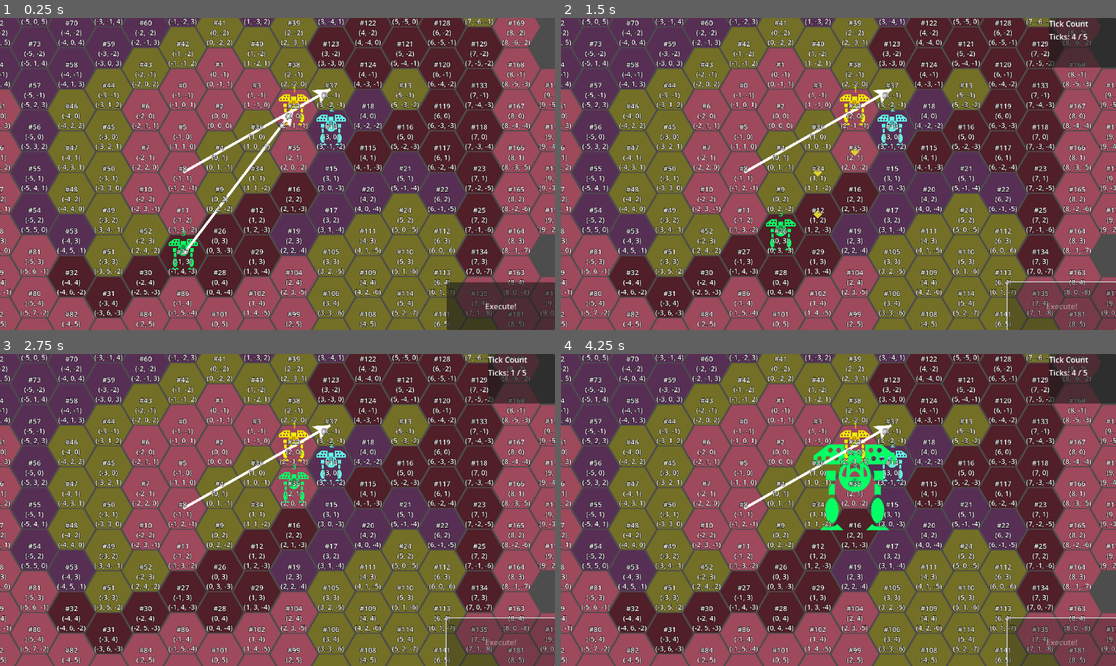
Above: before the commit, frames 1-4 (two rows, left to right).
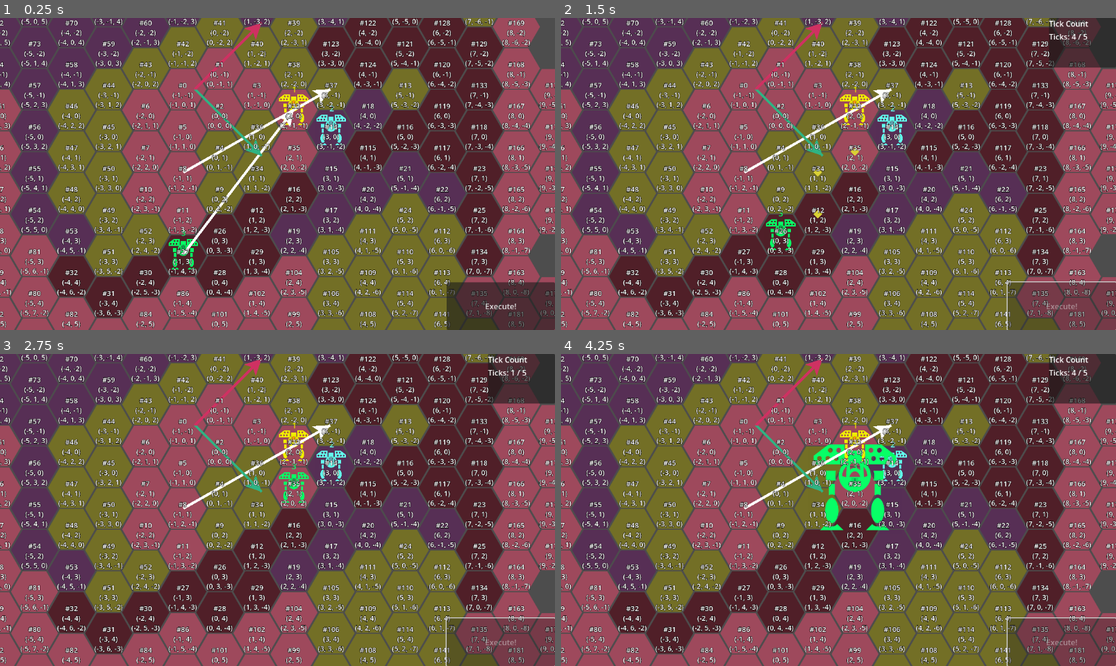
Above: after the commit, the same moments.

Repository: ArokhSlade/confetticore
Game: Godot game, scene res://experimental/gerald/arrow_demo/arrow_demo.tscn
The game is run twice, just before and just after one commit, with the same random seed, the same clock (stepped at 60 frames per second) and the same inputs. This scene is started directly instead of the project's main scene.
Inputs (mouse positions are in pixels of both pictures, inside the frame that each line leads up to):
- Up to frame 1 (0.25 s): no input
- Up to frame 2 (1.5 s): click "Execute!" at 0.5 s; move the mouse to (960, 158) at 1.27 s; press the mouse at (960, 158) at 1.28 s
- Up to frame 3 (2.75 s): tap Enter at 2 s; move the mouse to (166, 525) at 2.02 s; release the mouse at (166, 525) at 2.03 s; right-click (166, 525) at 2.1 s; click (166, 525) at 2.17 s
- Up to frame 4 (4.25 s): move the mouse to (894, 441) at 2.77 s; press the mouse at (894, 441) at 2.78 s; release the mouse at (894, 441) at 3.5 s; click "Execute!" at 3.5 s

The runs differ from the first frame. In frame 1, 0.4% of the frame differs, in the area x 34-48%, y 1-45%; in frame 2, 0.4%; in frame 3, 0.4%; in frame 4, 0.4%.
Error after the commit: Invalid assignment of property or key 'to' with value of type 'Vector2i' on a base object of type 'Nil'. (res://ui/hud/order_visualizer/arrow_order_visualizer.…

Commit message:
201 - wip added proper order visualizer classes and factory.

Diff:
--- a/experimental/gerald/arrow_demo/arrow_demo.tscn
+++ b/experimental/gerald/arrow_demo/arrow_demo.tscn
@@ -1,10 +1,16 @@
-[gd_scene load_steps=3 format=3 uid="uid://b32v4l8c6pye4"]
+[gd_scene load_steps=5 format=3 uid="uid://b32v4l8c6pye4"]
 
 [ext_resource type="PackedScene" uid="uid://cbewjrret8wkg" path="res://game/game.tscn" id="1_5ctcb"]
 [ext_resource type="PackedScene" uid="uid://bl1tqe4rawspk" path="res://ui/arrow/arrow.tscn" id="2_m48sd"]
+[ext_resource type="PackedScene" uid="uid://bihadowgvagwv" path="res://ui/hud/order_visualizer/move_order_visualizer.tscn" id="3_lx0ec"]
+[ext_resource type="PackedScene" uid="uid://b6ug1b2grjpea" path="res://ui/hud/order_visualizer/attack_order_visualizer.tscn" id="4_5hkdh"]
 
 [node name="Game" instance=ExtResource("1_5ctcb")]
 
 [node name="Arrow" parent="." index="4" instance=ExtResource("2_m48sd")]
 from = Vector2i(-45, 320)
 to = Vector2i(520, 0)
+
+[node name="MoveOrderVisualizer" parent="." index="5" instance=ExtResource("3_lx0ec")]
+
+[node name="MoveOrderVisualizer2" parent="." index="6" instance=ExtResource("4_5hkdh")]
--- /dev/null
+++ b/ui/hud/order_visualizer/arrow_order_visualizer.gd
@@ -0,0 +1,27 @@
+@tool
+extends OrderVisualizer
+
+@onready var arrow = $Arrow
+
+@export var start_position : Vector2i :
+	set(value):
+		start_position = value
+		arrow.from = start_position
+
+@export var target_position : Vector2i :
+	set(value):
+		target_position = value
+		arrow.to = target_position
+
+@export var color : Color :
+	set(value):
+		color = value
+		arrow.modulate = color
+
+func _ready():
+	refresh_values()
+
+func refresh_values():
+	start_position = start_position
+	target_position = target_position
+	color = color
--- /dev/null
+++ b/ui/hud/order_visualizer/attack_order_visualizer.gd
@@ -0,0 +1,2 @@
+@tool
+extends "res://ui/hud/order_visualizer/arrow_order_visualizer.gd"
--- /dev/null
+++ b/ui/hud/order_visualizer/attack_order_visualizer.tscn
@@ -0,0 +1,13 @@
+[gd_scene load_steps=3 format=3 uid="uid://b6ug1b2grjpea"]
+
+[ext_resource type="Script" uid="uid://bwrkgx386lqx1" path="res://ui/hud/order_visualizer/attack_order_visualizer.gd" id="1_4rdtn"]
+[ext_resource type="PackedScene" uid="uid://bl1tqe4rawspk" path="res://ui/arrow/arrow.tscn" id="2_c32v8"]
+
+[node name="MoveOrderVisualizer" type="Node2D"]
+script = ExtResource("1_4rdtn")
+target_position = Vector2i(256, -256)
+color = Color(0.813057, 0.191284, 0.38305, 1)
+
+[node name="Arrow" parent="." instance=ExtResource("2_c32v8")]
+modulate = Color(0.813057, 0.191284, 0.38305, 1)
+to = Vector2i(256, -256)
--- /dev/null
+++ b/ui/hud/order_visualizer/idle_order_visualizer.gd
@@ -0,0 +1 @@
+extends OrderVisualizer
--- /dev/null
+++ b/ui/hud/order_visualizer/idle_order_visualizer.tscn
@@ -0,0 +1,6 @@
+[gd_scene load_steps=2 format=3 uid="uid://7eo2yj6nhoxv"]
+
+[ext_resource type="Script" uid="uid://d2if50q7cjapl" path="res://ui/hud/order_visualizer/idle_order_visualizer.gd" id="1_gltwa"]
+
+[node name="IdleOrderVisualizer" type="Node"]
+script = ExtResource("1_gltwa")
--- /dev/null
+++ b/ui/hud/order_visualizer/move_order_visualizer.gd
@@ -0,0 +1,2 @@
+@tool
+extends "res://ui/hud/order_visualizer/arrow_order_visualizer.gd"
--- /dev/null
+++ b/ui/hud/order_visualizer/move_order_visualizer.tscn
@@ -0,0 +1,13 @@
+[gd_scene load_steps=3 format=3 uid="uid://bihadowgvagwv"]
+
+[ext_resource type="Script" uid="uid://q12tdy10ox4j" path="res://ui/hud/order_visualizer/move_order_visualizer.gd" id="1_q4eky"]
+[ext_resource type="PackedScene" uid="uid://bl1tqe4rawspk" path="res://ui/arrow/arrow.tscn" id="2_dlsto"]
+
+[node name="MoveOrderVisualizer" type="Node2D"]
+script = ExtResource("1_q4eky")
+target_position = Vector2i(256, 256)
+color = Color(0.186105, 0.700442, 0.512196, 1)
+
+[node name="Arrow" parent="." instance=ExtResource("2_dlsto")]
+modulate = Color(0.186105, 0.700442, 0.512196, 1)
+to = Vector2i(256, 256)
--- /dev/null
+++ b/ui/hud/order_visualizer/null_order_visualizer.gd
@@ -0,0 +1 @@
+extends OrderVisualizer
--- /dev/null
+++ b/ui/hud/order_visualizer/null_order_visualizer.tscn
@@ -0,0 +1,6 @@
+[gd_scene load_steps=2 format=3 uid="uid://c1gt7wash40ei"]
+
+[ext_resource type="Script" uid="uid://ltdogqs4yuol" path="res://ui/hud/order_visualizer/null_order_visualizer.gd" id="1_o01ay"]
+
+[node name="NullOrderVisualizer" type="Node2D"]
+script = ExtResource("1_o01ay")
--- /dev/null
+++ b/ui/hud/order_visualizer/order_visualizer.gd
@@ -0,0 +1,4 @@
+extends Node2D
+class_name OrderVisualizer
+
+var order = null
--- /dev/null
+++ b/ui/hud/order_visualizer/order_visualizer_factory.gd
@@ -0,0 +1,17 @@
+extends Node
+class_name OrderVisualizerFactory
+
+const NullOrderVisualizer = preload("res://ui/hud/order_visualizer/null_order_visualizer.tscn")
+
+func create_order_visualizer(in_order):
+
+	var result = null
+
+	if in_order == null:
+		result = NullOrderVisualizer.instantiate()
+	elif in_order is IdleOrder:
+		result = IdleOrderVisualizer.instantiate()
+
+	result.order = in_order
+
+	return result
--- /dev/null
+++ b/ui/hud/order_visualizer/order_visualizer_factory.tscn
@@ -0,0 +1,6 @@
+[gd_scene load_steps=2 format=3 uid="uid://cir8l7nehtkmh"]
+
+[ext_resource type="Script" uid="uid://d0ltmsy4auq4k" path="res://ui/hud/order_visualizer/order_visualizer_factory.gd" id="1_ra1a4"]
+
+[node name="OrderVisualizerFactory" type="Node"]
+script = ExtResource("1_ra1a4")
Not shown, added: ui/hud/order_visualizer/arrow_order_visualizer.gd.uid
Not shown, added: ui/hud/order_visualizer/attack_order_visualizer.gd.uid
Not shown, added: ui/hud/order_visualizer/idle_order_visualizer.gd.uid
Not shown, added: ui/hud/order_visualizer/move_order_visualizer.gd.uid
Not shown, added: ui/hud/order_visualizer/null_order_visualizer.gd.uid
Not shown, added: ui/hud/order_visualizer/order_visualizer.gd.uid
Not shown, added: ui/hud/order_visualizer/order_visualizer_factory.gd.uid
